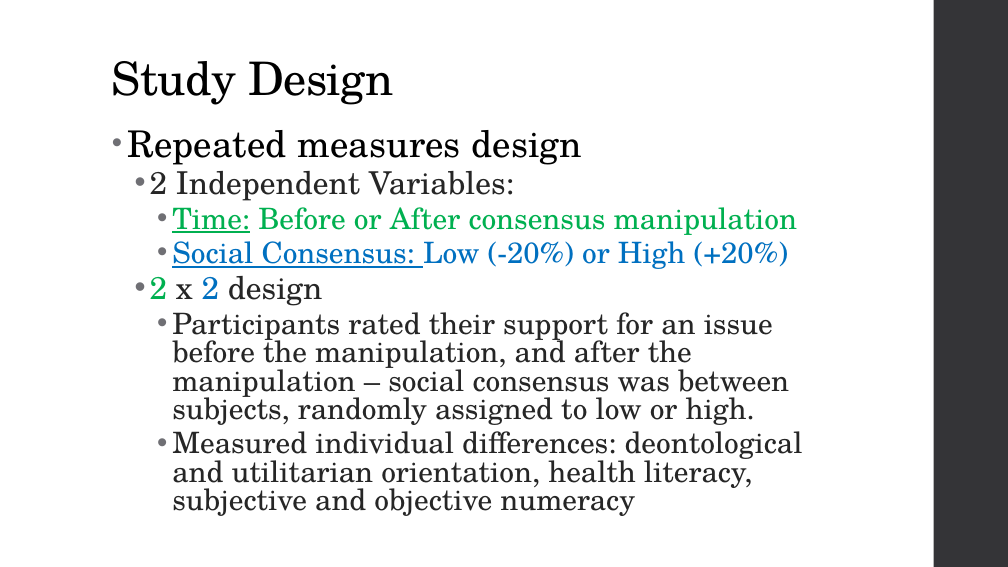
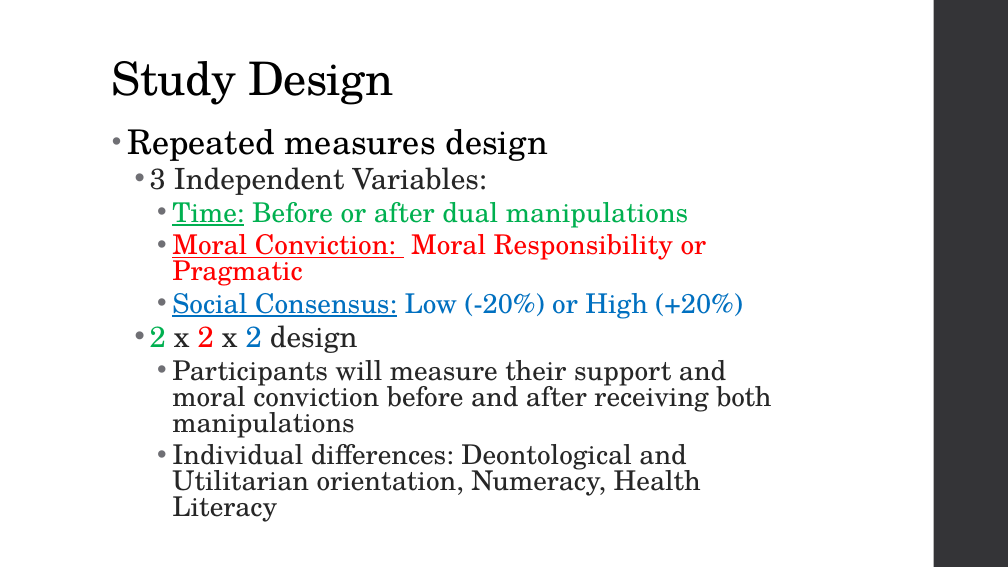
Before and after one commit to seanxduan/psych-phd, a slide deck: slide 40 of Presentations/Dissertation Proposal Short PresentationV2 08-28-24.pptx (slide 21 before the commit). Drawn at 1008x567 pixels with LibreOffice and Linux fonts; fonts in the diff are those of the drawing. Boxes give left, top, right and bottom in pixels: in the first picture for what was removed or moved away, otherwise in the second. Text is boxed around its words. In the diff, an @@ line names an element or a change of style, - is before the commit and + after.

```diff
--- a/Presentations/Dissertation Proposal Short PresentationV2 08-28-24.pptx
+++ b/Presentations/Dissertation Proposal Short PresentationV2 08-28-24.pptx
@@ text at (127,129,743,319): size 35 to 32.4 pt in "Repeated measures design"; size 28 to 25.9 pt in "Social Consensus: Low (-20%) or High (+20%)" @@
@@ text at (150,160,707,286): text changed; size 28 to 25.9 pt; text colour #00B050 to #FF0000 @@
-  • 2 Independent Variables:
-    • Time: Before or After consensus manipulation
+  • 3 Independent Variables:
+    • Time: Before or after dual manipulations
+    • Moral Conviction: Moral Responsibility or Pragmatic
@@ text at (150,325,771,522): text changed; size 28 to 25.9 pt @@
-  • 2 x 2 design
-    • Participants rated their support for an issue before the manipulation, and after the manipulation – social consensus was between subjects, randomly assigned to low or high.
-    • Measured individual differences: deontological and utilitarian orientation, health literacy, subjective and objective numeracy
+  • 2 x 2 x 2 design
+    • Participants will measure their support and moral conviction before and after receiving both manipulations
+    • Individual differences: Deontological and Utilitarian orientation, Numeracy, Health Literacy
```
Also in this commit, not shown: 15 other slides changed, 10 slides added, 6 slides removed, 3 other files.
